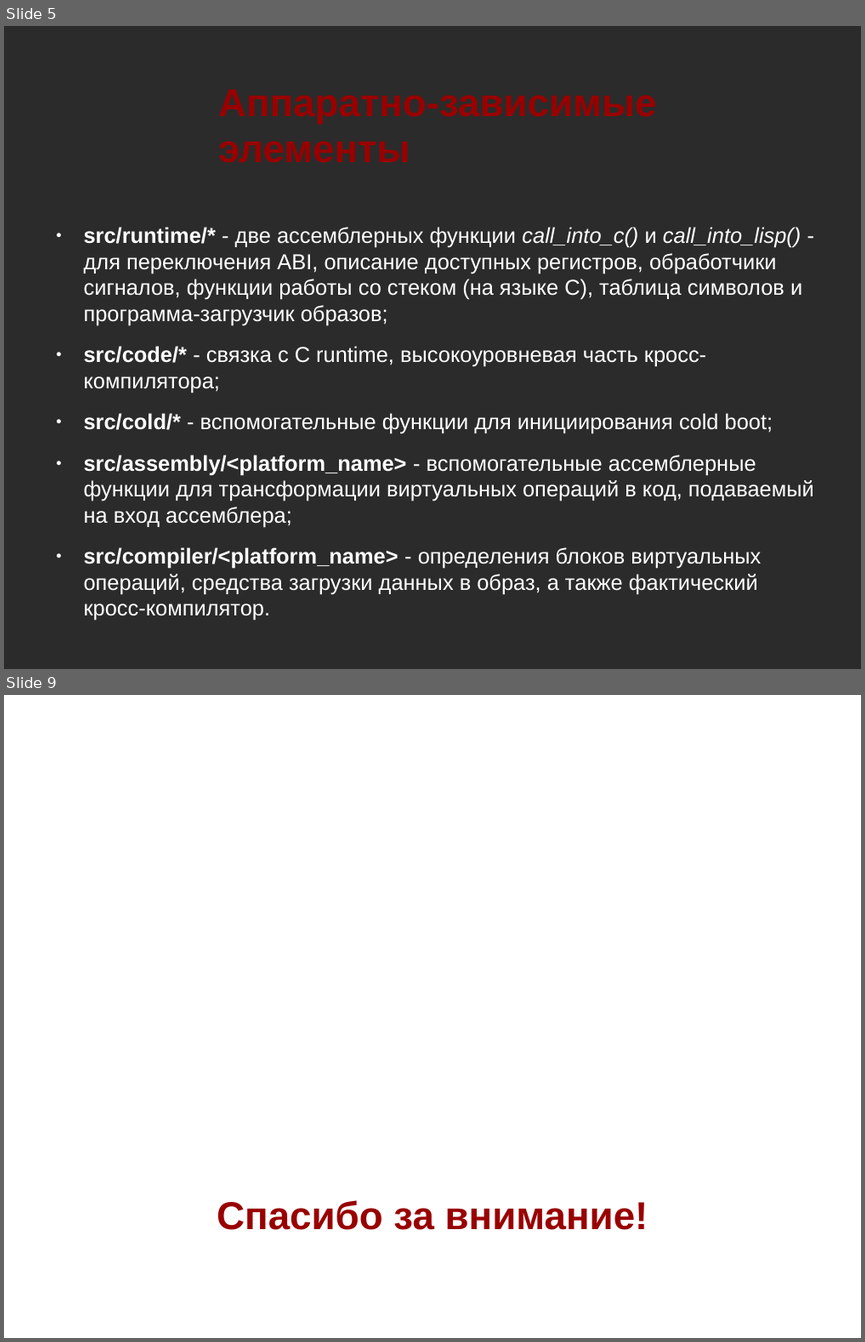
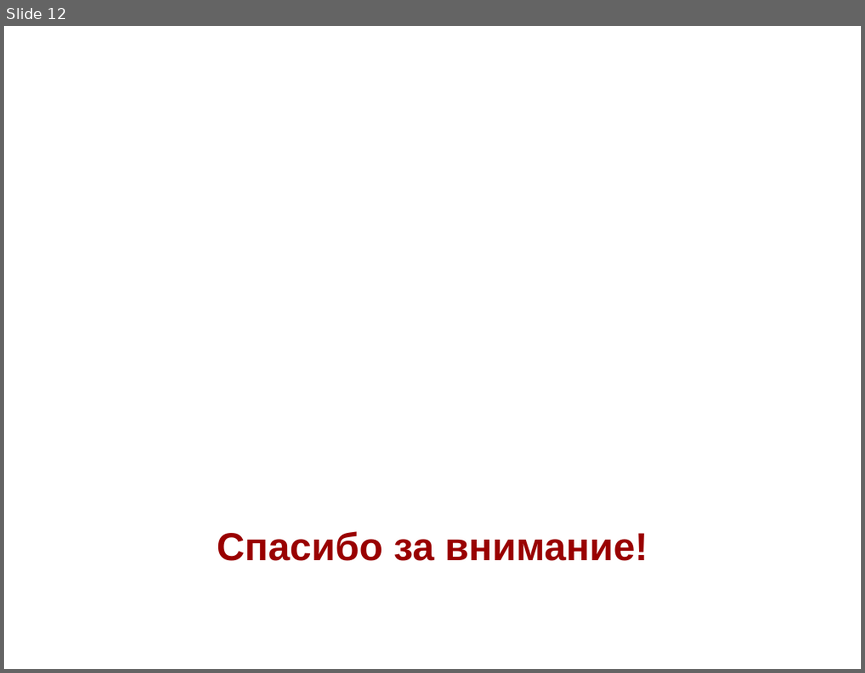
Before and after one commit to NIR-Ginko/presentations, a slide deck: 2020-02-07 ALT Join and community/ALT Join and community.odp. Shown one above the other, each under a label of ours: slides 5 and 9 before the commit, slide 12 after it; the slides between them are not shown. The pictures are 865x1342 and 865x673 pixels, drawn with LibreOffice and Linux fonts; fonts in the diff are those of the drawing; background and template pictures are left out; a plain dark background stands for a picture behind light text. Boxes give left, top, right and bottom in pixels: in the first picture for what was removed or moved away, otherwise in the second. Text is boxed around its words. In the diff, an @@ line names an element or a change of style, - is before the commit and + after.

Commit message:
Presentation added

```diff
--- a/2020-02-07 ALT Join and community/ALT Join and community.odp
+++ b/2020-02-07 ALT Join and community/ALT Join and community.odp
@@ slide 5 removed at (4, 26, 861, 669), background picture (left out) @@
@@ title removed at (218, 89, 656, 163) @@
-Аппаратно-зависимые элементы
@@ text removed at (84, 227, 814, 620) @@
-● src/runtime/* - две ассемблерных функции call_into_c() и call_into_lisp() - для переключения ABI, описание доступных регистров, обработчики сигналов, функции работы со стеком (на языке C), таблица символов и программа-загрузчик образов;
-● src/code/* - связка с C runtime, высокоуровневая часть кросс-компилятора;
-● src/cold/* - вспомогательные функции для инициирования cold boot;
-● src/assembly/<platform_name> - вспомогательные ассемблерные функции для трансформации виртуальных операций в код, подаваемый на вход ассемблера;
-● src/compiler/<platform_name> - определения блоков виртуальных операций, средства загрузки данных в образ, а также фактический кросс-компилятор.
@@ what was slide 9 is now slide 12 @@
```
Also in this commit, not shown: 11 slides added, 7 other slides removed.
